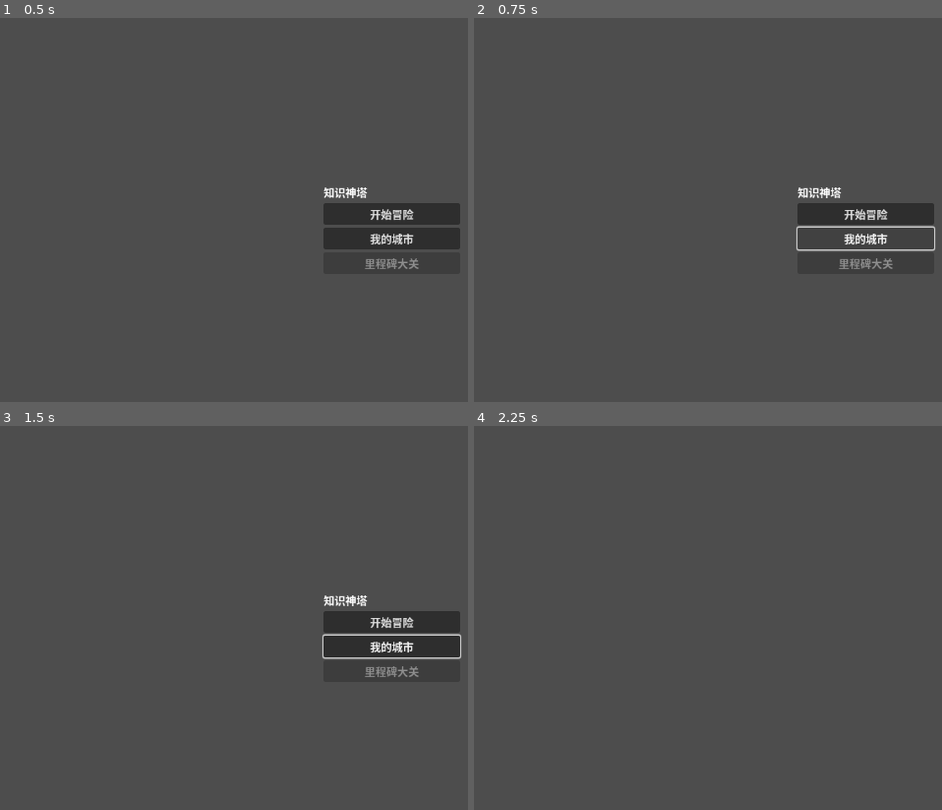
Above: before the commit, frames 1-4 (two rows, left to right).
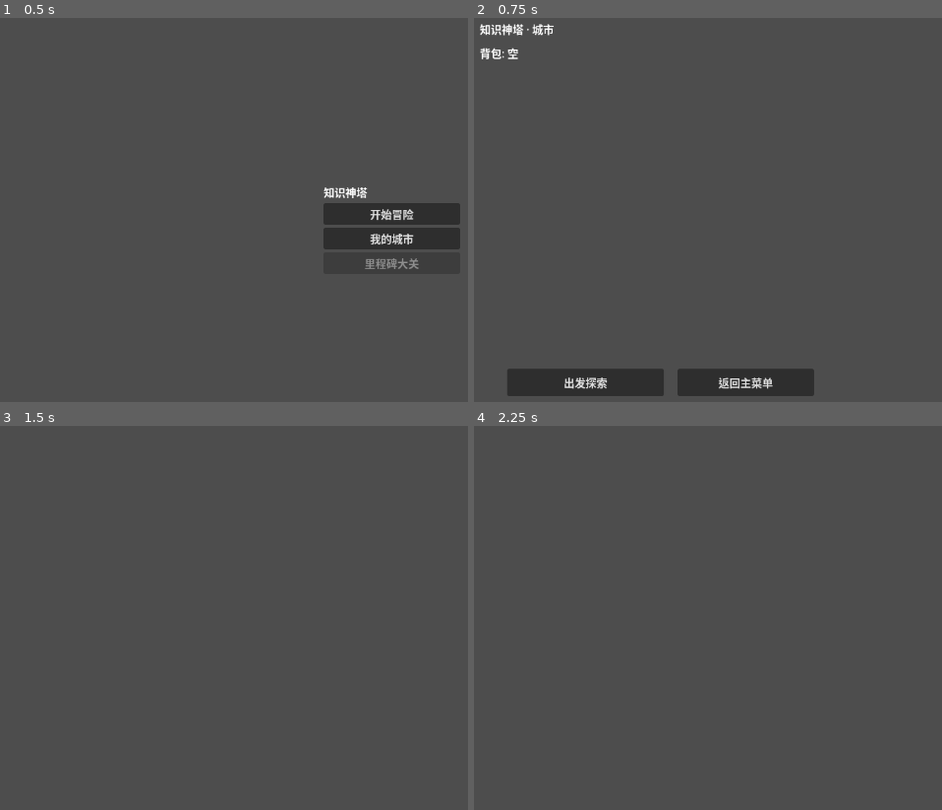
Above: after the commit, the same moments.

Repository: b31o8321/e-game
Game: Godot game, scene res://src/ui/main_menu.tscn
The game is run twice, just before and just after one commit, with the same random seed, the same clock (stepped at 60 frames per second) and the same inputs.
Inputs (mouse positions are in pixels of both pictures, inside the frame that each line leads up to):
- Up to frame 1 (0.5 s): no input
- Up to frame 2 (0.75 s): click "我的城市" at 0.5 s
- Up to frame 3 (1.5 s): click (112, 790) at 1.25 s, where only the run after the commit has a clickable "出发探索"
- Up to frame 4 (2.25 s): click (867, 621) at 2 s, where only the run before the commit has a clickable "开始冒险"

Frame 1 is identical in both runs. In frame 2, 7.1% of the frame differs, in the area x 1-99%, y 1-99%; in frame 3, 3.9%; in frame 4, nothing differs.

Commit message:
feat: add city scene with building slots, resource display, and full scene navigation

Diff:
--- /dev/null
+++ b/src/city/building_slot.tscn
@@ -0,0 +1,22 @@
+[gd_scene load_steps=2 format=3]
+
+[ext_resource type="Script" path="res://src/city/building_slot.gd" id="1_bs"]
+
+[node name="BuildingSlot" type="Control"]
+script = ExtResource("1_bs")
+custom_minimum_size = Vector2(0, 80)
+
+[node name="VBoxContainer" type="VBoxContainer" parent="."]
+layout_mode = 1
+anchors_preset = 15
+anchor_right = 1.0
+anchor_bottom = 1.0
+
+[node name="NameLabel" type="Label" parent="VBoxContainer"]
+text = "建筑名称"
+
+[node name="LevelLabel" type="Label" parent="VBoxContainer"]
+text = "Lv 0 / 3"
+
+[node name="UpgradeButton" type="Button" parent="VBoxContainer"]
+text = "升级"
--- /dev/null
+++ b/src/city/city_scene.tscn
@@ -0,0 +1,49 @@
+[gd_scene load_steps=2 format=3]
+
+[ext_resource type="Script" path="res://src/city/city_scene_controller.gd" id="1_csc"]
+
+[node name="CityScene" type="Control"]
+layout_mode = 3
+anchors_preset = 15
+anchor_right = 1.0
+anchor_bottom = 1.0
+script = ExtResource("1_csc")
+
+[node name="TitleLabel" type="Label" parent="."]
+layout_mode = 1
+offset_left = 10.0
+offset_top = 10.0
+offset_right = 300.0
+offset_bottom = 40.0
+text = "知识神塔 · 城市"
+
+[node name="ResourceBar" type="Label" parent="."]
+layout_mode = 1
+offset_left = 10.0
+offset_top = 45.0
+offset_right = 700.0
+offset_bottom = 75.0
+text = "背包: 空"
+
+[node name="BuildingContainer" type="VBoxContainer" parent="."]
+layout_mode = 1
+offset_left = 50.0
+offset_top = 90.0
+offset_right = 500.0
+offset_bottom = 500.0
+
+[node name="StartExpeditionButton" type="Button" parent="."]
+layout_mode = 1
+offset_left = 50.0
+offset_top = 520.0
+offset_right = 280.0
+offset_bottom = 560.0
+text = "出发探索"
+
+[node name="BackToMenuButton" type="Button" parent="."]
+layout_mode = 1
+offset_left = 300.0
+offset_top = 520.0
+offset_right = 500.0
+offset_bottom = 560.0
+text = "返回主菜单"
--- /dev/null
+++ b/src/city/city_scene_controller.gd
@@ -0,0 +1,46 @@
+extends Control
+
+var _city_controller: CityController = CityController.new()
+
+@onready var _resource_bar: Label = $ResourceBar
+@onready var _building_container: VBoxContainer = $BuildingContainer
+@onready var _start_button: Button = $StartExpeditionButton
+@onready var _back_button: Button = $BackToMenuButton
+
+func _ready() -> void:
+	add_child(_city_controller)
+	var pack: ContentPackBase = GameState.content_loader.get_active_pack()
+	if pack:
+		_city_controller.setup(pack)
+		_build_building_slots()
+	_start_button.pressed.connect(_on_start_expedition)
+	_back_button.pressed.connect(_on_back_to_menu)
+	_city_controller.building_upgraded.connect(_on_any_building_upgraded)
+	_update_resource_bar()
+
+func _build_building_slots() -> void:
+	var slot_scene: PackedScene = load("res://src/city/building_slot.tscn")
+	for building_def in _city_controller.get_buildings():
+		var slot: BuildingSlot = slot_scene.instantiate() as BuildingSlot
+		slot.upgrade_requested.connect(_on_upgrade_requested)
+		_building_container.add_child(slot)
+		slot.setup(_city_controller, building_def)
+
+func _on_upgrade_requested(building_id: String) -> void:
+	_city_controller.upgrade_building(building_id)
+	_update_resource_bar()
+
+func _on_any_building_upgraded(_building_id: String, _level: int) -> void:
+	_update_resource_bar()
+
+func _update_resource_bar() -> void:
+	var parts: Array[String] = []
+	for k in GameState.inventory_resources:
+		parts.append("%s: %d" % [k, GameState.inventory_resources[k]])
+	_resource_bar.text = "背包: " + (", ".join(parts) if not parts.is_empty() else "空")
+
+func _on_start_expedition() -> void:
+	get_tree().change_scene_to_file("res://src/battle/expedition_setup.tscn")
+
+func _on_back_to_menu() -> void:
+	get_tree().change_scene_to_file("res://src/ui/main_menu.tscn")
--- a/src/ui/main_menu.gd
+++ b/src/ui/main_menu.gd
@@ -14,8 +14,7 @@
 	get_tree().change_scene_to_file("res://src/battle/expedition_setup.tscn")
 
 func _on_city_pressed() -> void:
-	# Phase 3: switch to city scene
-	pass
+	get_tree().change_scene_to_file("res://src/city/city_scene.tscn")
 
 func _on_gate_pressed() -> void:
 	# Phase 5: switch to knowledge gate scene
